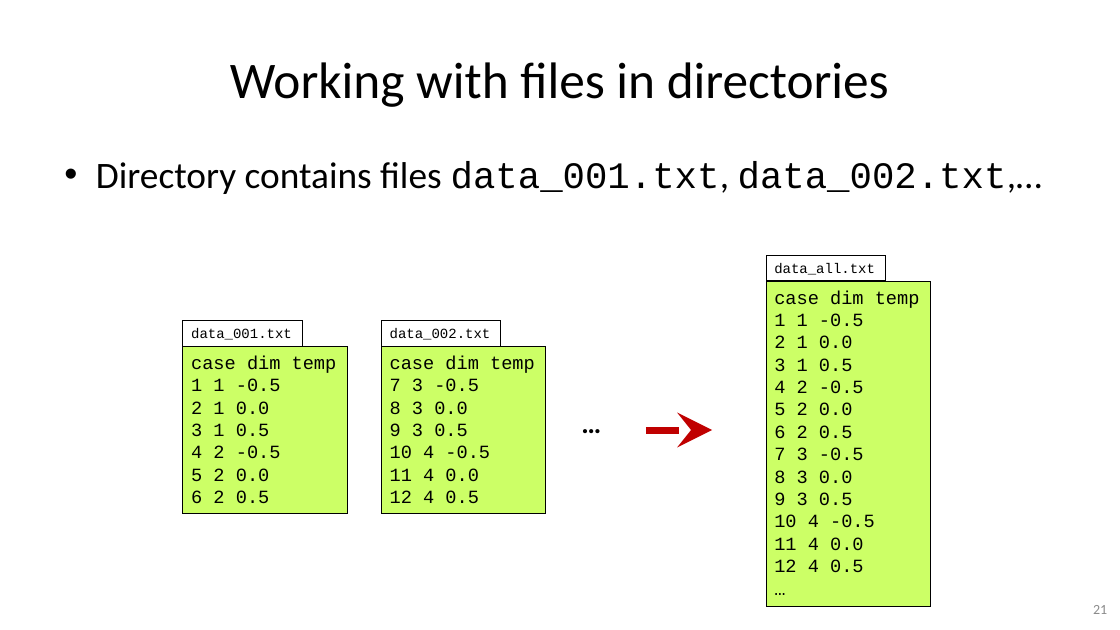
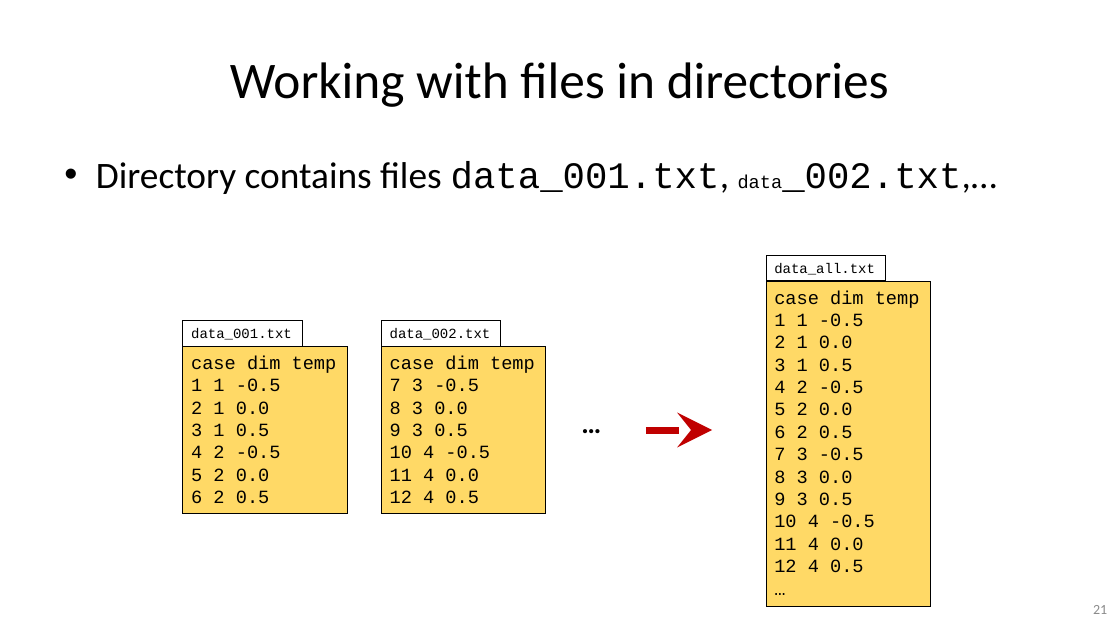
Before and after one commit to gjbex/Python-for-systems-programming, a slide deck: slide 21 of python_for_systems_programming.pptx. Drawn at 1120x630 pixels with LibreOffice and Linux fonts; fonts in the diff are those of the drawing. Boxes give left, top, right and bottom in pixels: in the first picture for what was removed or moved away, otherwise in the second. Text is boxed around its words. In the diff, an @@ line names an element or a change of style, - is before the commit and + after.

Commit message:
Improve slide formatting

```diff
--- a/python_for_systems_programming.pptx
+++ b/python_for_systems_programming.pptx
@@ text "Directory contains files data_001.txt, data_002.txt,…" at bbox=[96, 161, 996, 194]: size 32 to 16 pt in "data_002.txt,…" @@
@@ fill #CCFF66 to #FFD966 in 3 elements at bbox=[183, 347, 348, 514], bbox=[381, 347, 546, 514], bbox=[766, 281, 931, 607] @@
```
Also in this commit, not shown: 5 other slides changed.
